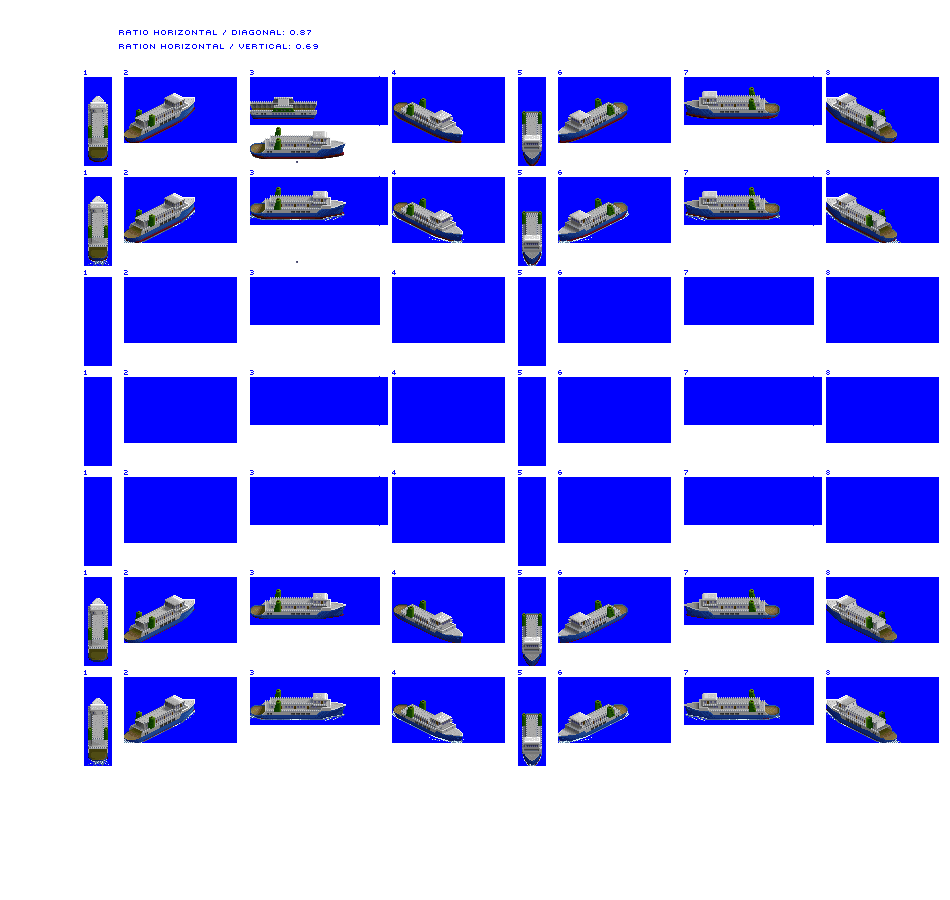
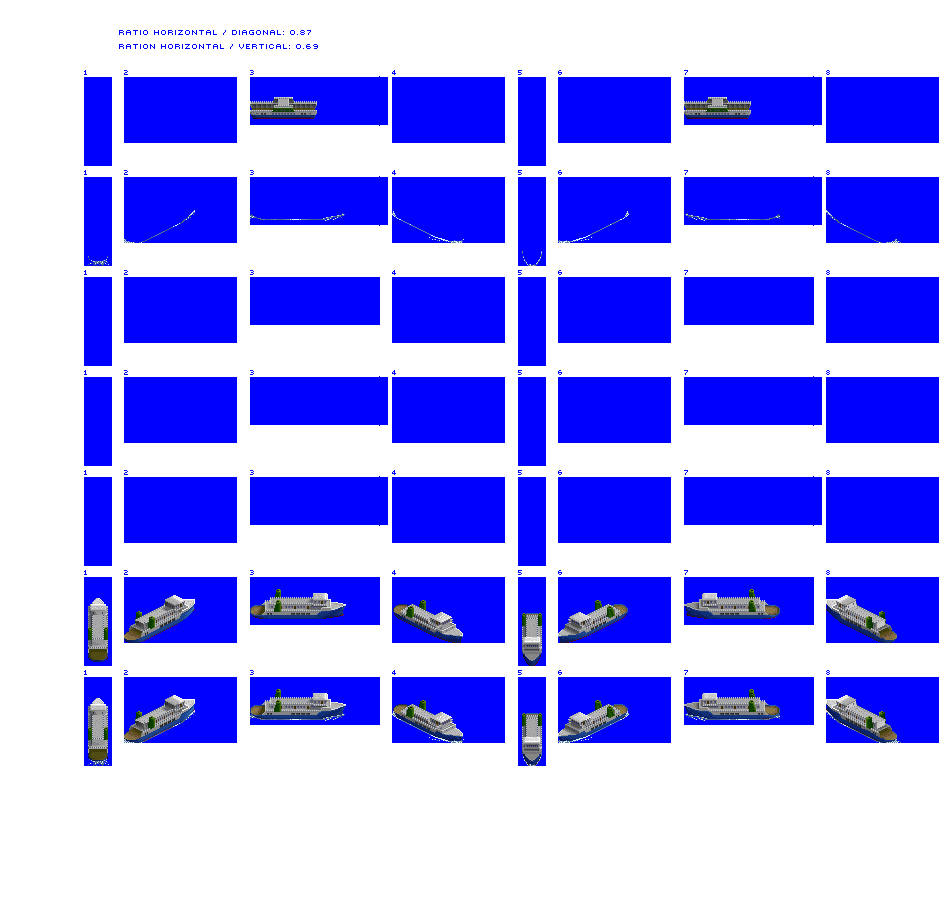
The second 950×900 image is a revision of the first. Changes to its layers:
painted on "Layer 3 copy" over [left=684, top=97, right=751, bottom=119]
hid "Vehicle Ferry unloaded" over [left=88, top=87, right=897, bottom=265]
